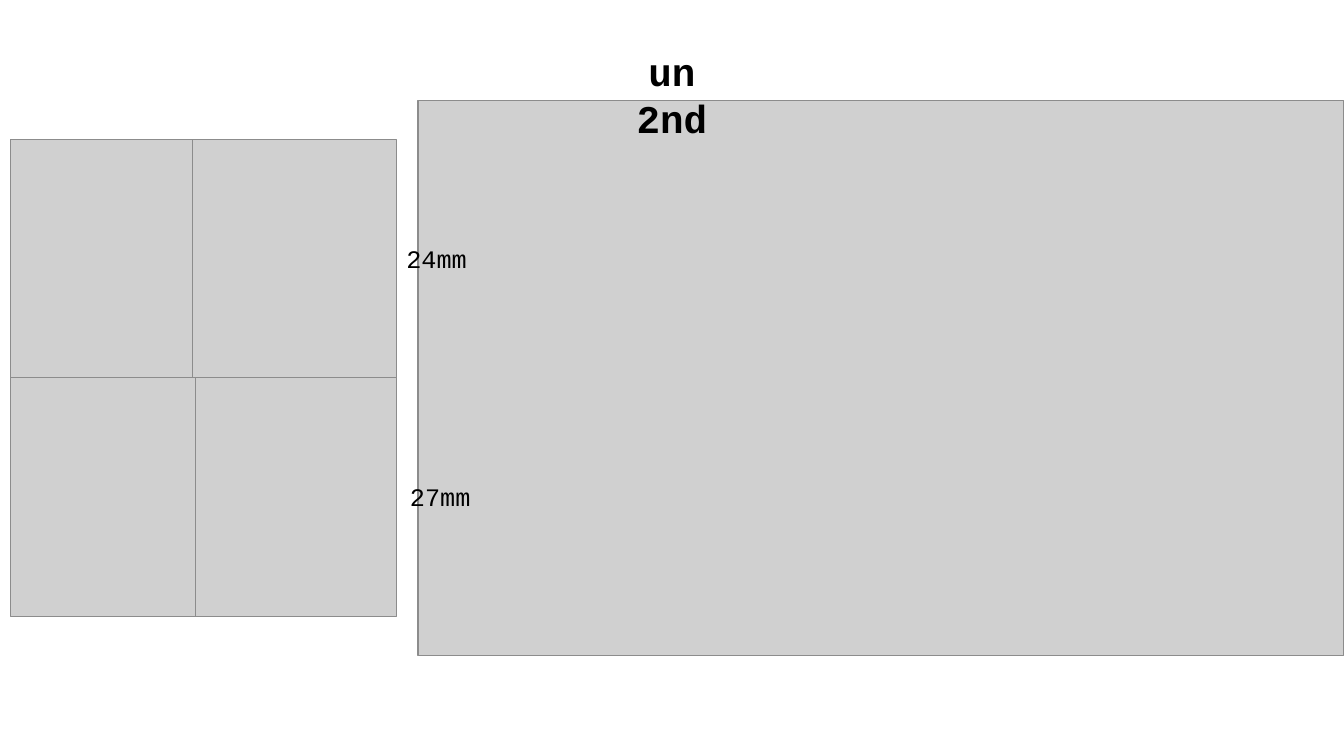
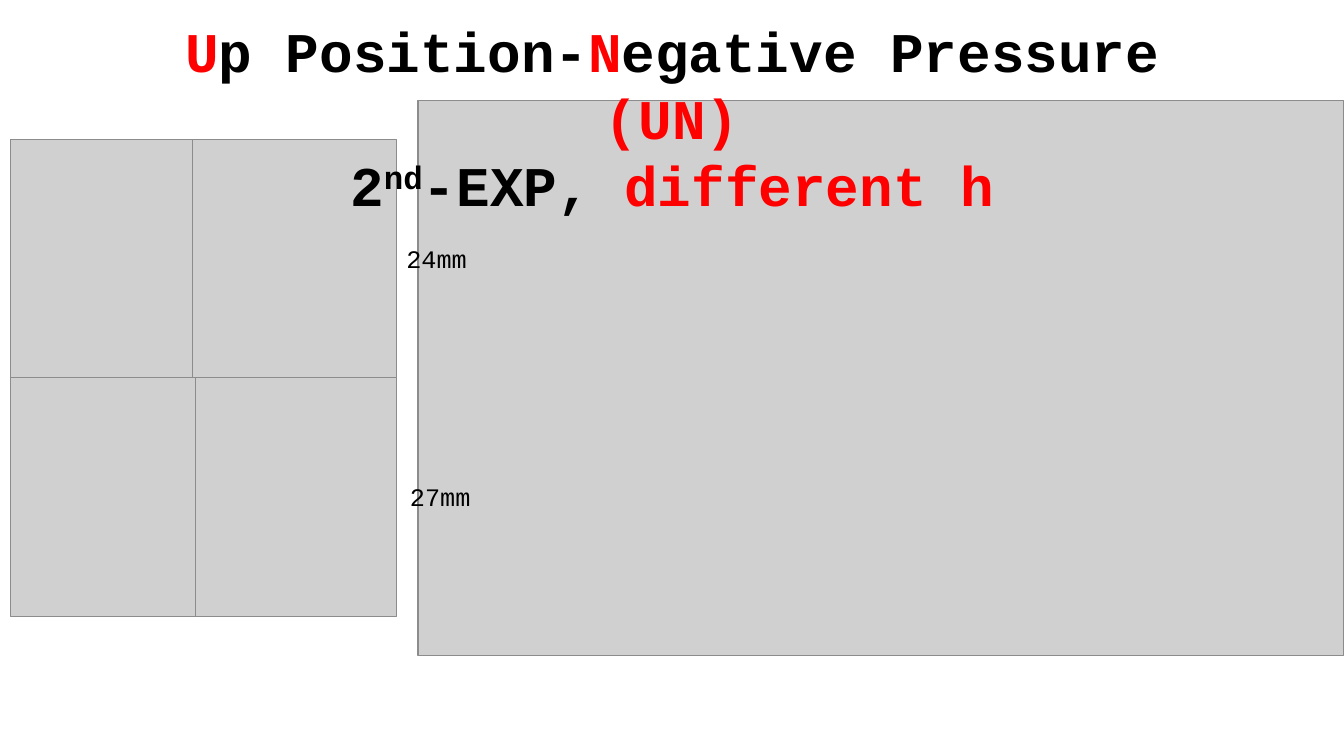
Before and after one commit to ominseo5/robotory_SoftFinger, a slide deck: slide 7 of LabLog.pptx. Drawn at 1344x756 pixels with LibreOffice and Linux fonts; fonts in the diff are those of the drawing; grey boxes stand for pictures. Boxes give left, top, right and bottom in pixels: in the first picture for what was removed or moved away, otherwise in the second. Text is boxed around its words. In the diff, an @@ line names an element or a change of style, - is before the commit and + after.

```diff
--- a/LabLog.pptx
+++ b/LabLog.pptx
@@ text added at [185, 32, 1159, 216], 40 pt, text #000000, bold @@
+Up Position-Negative Pressure (UN)
+2nd-EXP, different h
@@ text removed at [637, 65, 707, 134] @@
-un 2nd
```
Also in this commit, not shown: 14 other slides changed, 7 other files.
